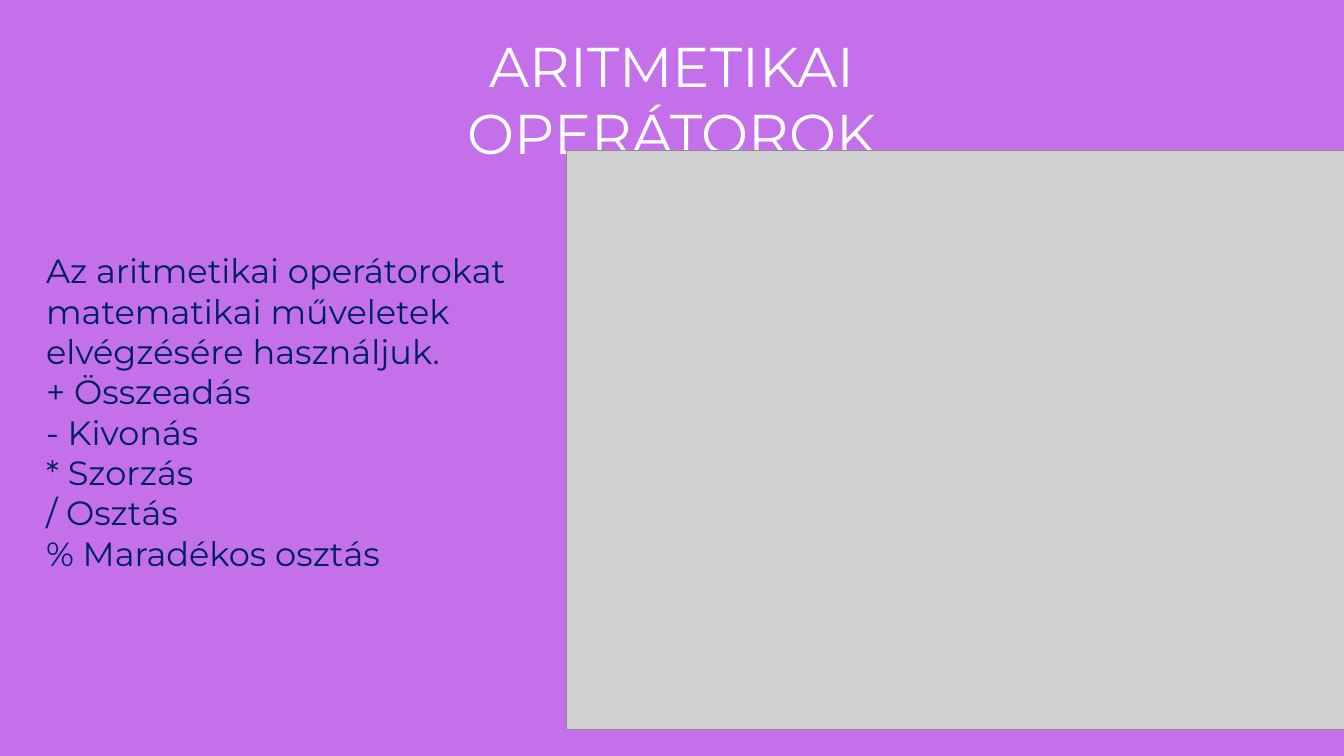
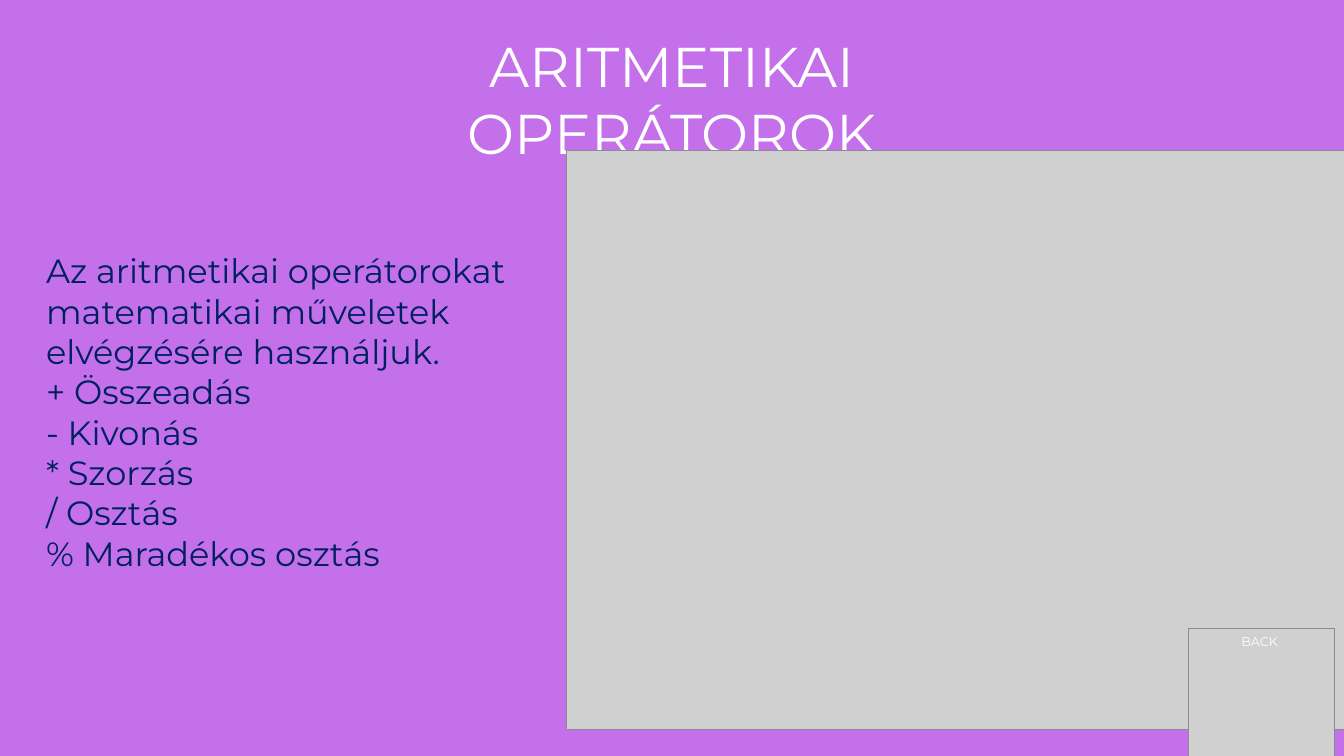
Before and after one commit to Goncol0907/Operatorok, a slide deck: slide 4 of Operátorok.pptx. Drawn at 1344x756 pixels with LibreOffice and Linux fonts; fonts in the diff are those of the drawing; grey boxes stand for pictures. Boxes give left, top, right and bottom in pixels: in the first picture for what was removed or moved away, otherwise in the second. Text is boxed around its words. In the diff, an @@ line names an element or a change of style, - is before the commit and + after.

```diff
--- a/Operátorok.pptx
+++ b/Operátorok.pptx
@@ picture added at bbox=[1190, 628, 1336, 756] @@
@@ text added at bbox=[1241, 639, 1277, 646], 9 pt, text #FFFFFF @@
+BACK
```
Also in this commit, not shown: 6 other slides changed, 1 slide added.
